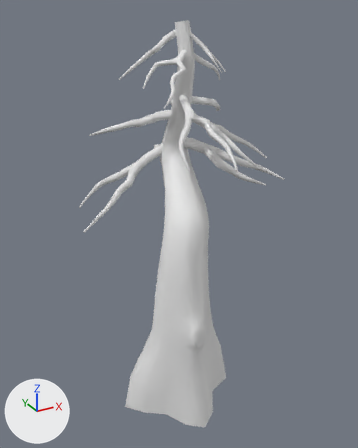
A saved change to the FBX model Assets/[Copycat]CrashBash/PogoPandemonium/Mesh/Art/Tree/Tree_lp.fbx.
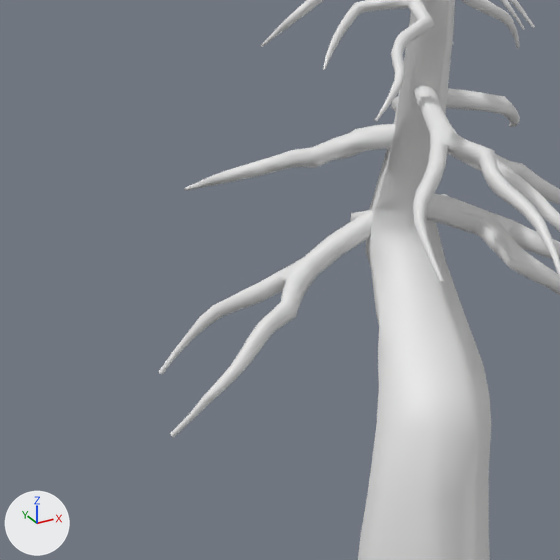
Old and new are each drawn whole from a 50 mm lens placed at (-3.69, -6.58, 6.61), pointed at (0.19, 0.48, 3.08) and again close up on the part from 5% to 66% of the width and 14% to 63% of the height. Every picture has the same lights, and +X, +Y and +Z are marked at lower left. Where no turn or scale is listed for an object, it has been applied to the vertices.

Before the edit, the objects in view are built like this:
```python
me_plane_005 = bpy.data.meshes.new('Plane.005')
me_plane_005.from_pydata(...)  # 2598 vertices, 5015 faces; spans x -1.48..2.23, y -1.16..2.02, z -0.04..6.42
ob_tree_lp_001 = bpy.data.objects.new('Tree_lp.001', me_plane_005)
ob_tree_lp_001.location = (0.0, 0.0, 0.0)
```
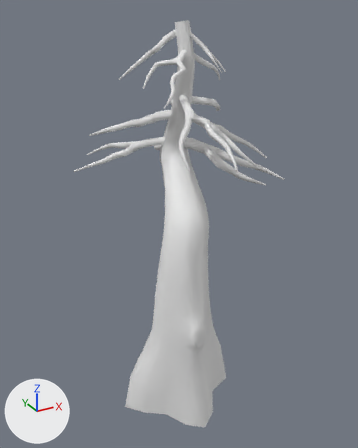
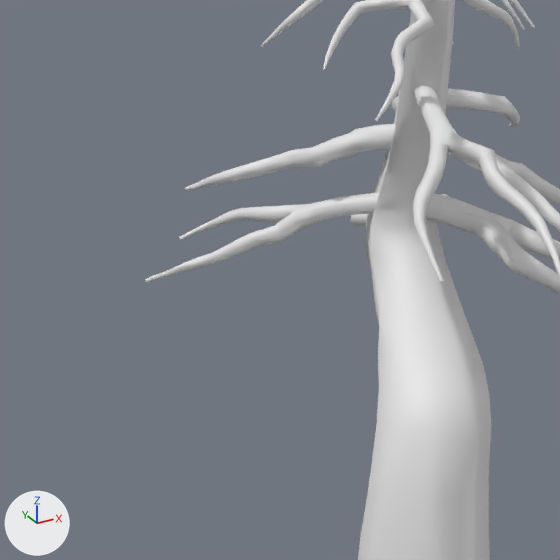
The change, as a diff of the scene's bpy script:
```diff
--- a/Assets/[Copycat]CrashBash/PogoPandemonium/Mesh/Art/Tree/Tree_lp.fbx.py
+++ b/Assets/[Copycat]CrashBash/PogoPandemonium/Mesh/Art/Tree/Tree_lp.fbx.py
@@ me_plane_005 @@
 me_plane_005.from_pydata(...)  # 2598 vertices, 5015 faces; spans x -1.48..2.23, y -1.16..2.02, z -0.04..6.42
 # used by ob_tree_lp_001; location = (0.0, 0.0, 0.0)
+# me_plane_005 part 1: the loose piece of 216 vertices spanning x -1.48..0.14, y 0.62..1.45, z 3.19..4.46 is multiplied about its middle by the matrix ((0.724, 0.339, 0.24), (-0.294, 0.76, -0.183), (-0.293, 0.074, 0.779)), then moved by (0.16, 0.23, 0.49)
```

Where the change shows, as pixel boxes (x1, y1, x2, y2) in the close-ups (560 x 560 px; the box of a moved part takes in the faces that stretch with it):
'Tree_lp.001', reshaped
    before: (158, 0, 560, 560)
    after: (145, 0, 560, 560)
part 1 of me_plane_005, moved or reshaped
    before: (158, 210, 373, 437)
    after: (145, 193, 378, 283)
